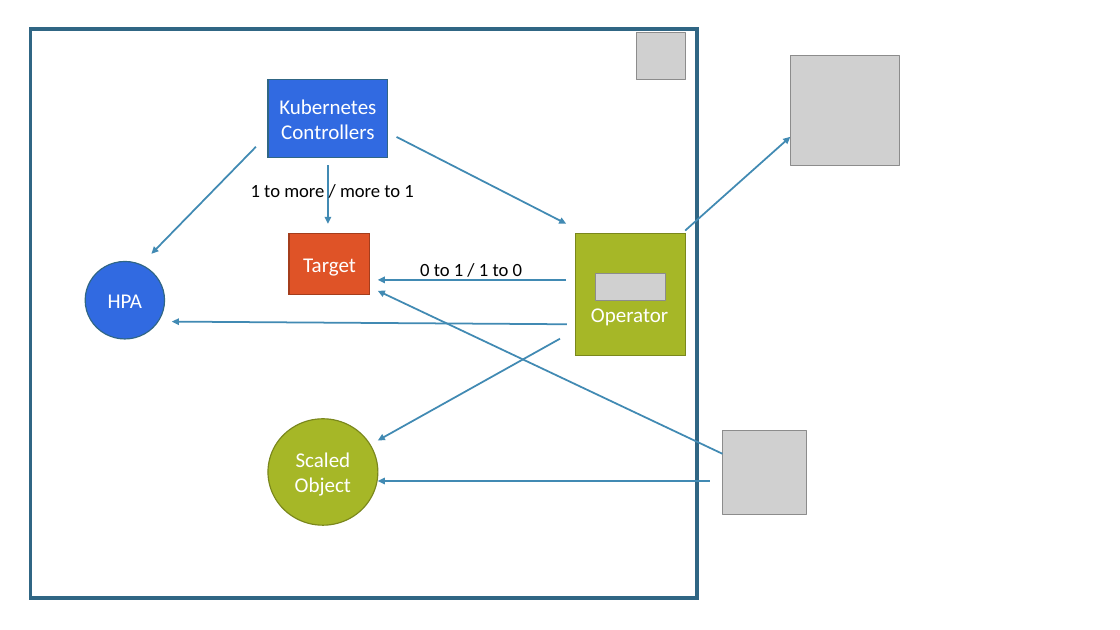
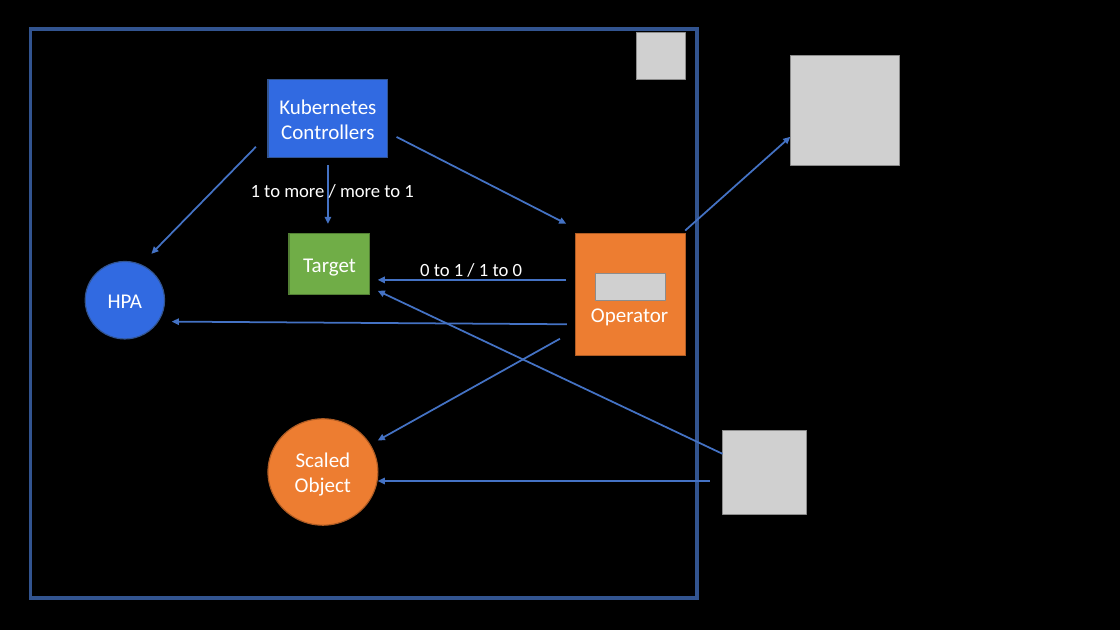
Before and after one commit to eashi/keda-workshop, a slide deck: slide 11 of preso.pptx (slide 9 before the commit). Drawn at 1120x630 pixels with LibreOffice and Linux fonts; fonts in the diff are those of the drawing; grey boxes stand for pictures. Boxes give left, top, right and bottom in pixels: in the first picture for what was removed or moved away, otherwise in the second. Text is boxed around its words. In the diff, an @@ line names an element or a change of style, - is before the commit and + after.

```diff
--- a/preso.pptx
+++ b/preso.pptx
@@ background #FFFFFF to #000000 @@
@@ rectangle at bbox=[30, 29, 697, 597]: outline #306684 3 pt to #325491 3 pt @@
@@ rectangle "Kubernetes Controllers" at bbox=[268, 80, 388, 158]: outline #306684 1 pt to #325491 1 pt @@
@@ arrow (256, 147) - (151, 254): stroke #418AB3 1.5 pt to #4472C4 1.5 pt @@
@@ arrow (397, 137) - (566, 223): stroke #418AB3 1.5 pt to #4472C4 1.5 pt @@
@@ arrow (686, 230) - (791, 137): stroke #418AB3 1.5 pt to #4472C4 1.5 pt @@
@@ text "1 to more / more ..." at bbox=[251, 185, 413, 197]: text colour #000000 to #FFFFFF @@
@@ arrow (328, 166) - (328, 223): stroke #418AB3 1.5 pt to #4472C4 1.5 pt @@
@@ rectangle "Target" at bbox=[289, 234, 370, 295]: fill #DF5327 to #70AD47; outline #A53D1D 1 pt to #538035 1 pt @@
@@ rectangle at bbox=[576, 234, 686, 355]: fill #A6B727 to #ED7D31; outline #7B871D 1 pt to #AF5C24 1 pt @@
@@ ellipse "HPA" at bbox=[85, 261, 165, 339]: outline #306684 1 pt to #325491 1 pt @@
@@ text "0 to 1 / 1 ..." at bbox=[420, 264, 522, 281]: text colour #000000 to #FFFFFF @@
@@ arrow (723, 454) - (378, 291): stroke #418AB3 1.5 pt to #4472C4 1.5 pt @@
@@ arrow (566, 280) - (378, 280): stroke #418AB3 1.5 pt to #4472C4 1.5 pt @@
@@ arrow (567, 324) - (172, 322): stroke #418AB3 1.5 pt to #4472C4 1.5 pt @@
@@ arrow (560, 339) - (378, 440): stroke #418AB3 1.5 pt to #4472C4 1.5 pt @@
@@ ellipse "ScaledObject" at bbox=[268, 419, 378, 526]: fill #A6B727 to #ED7D31; outline #7B871D 1 pt to #AF5C24 1 pt @@
@@ arrow (710, 481) - (378, 481): stroke #418AB3 1.5 pt to #4472C4 1.5 pt @@
```
Also in this commit, not shown: 10 other slides changed, 5 slides added, 1 slide removed.
